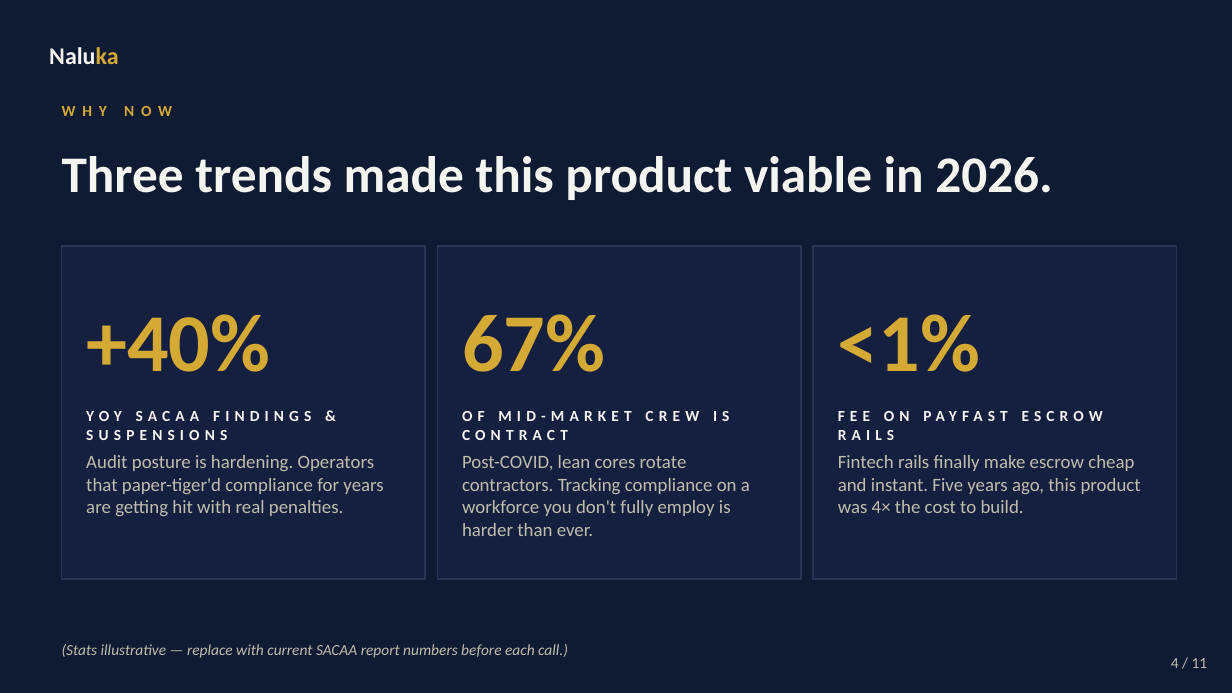
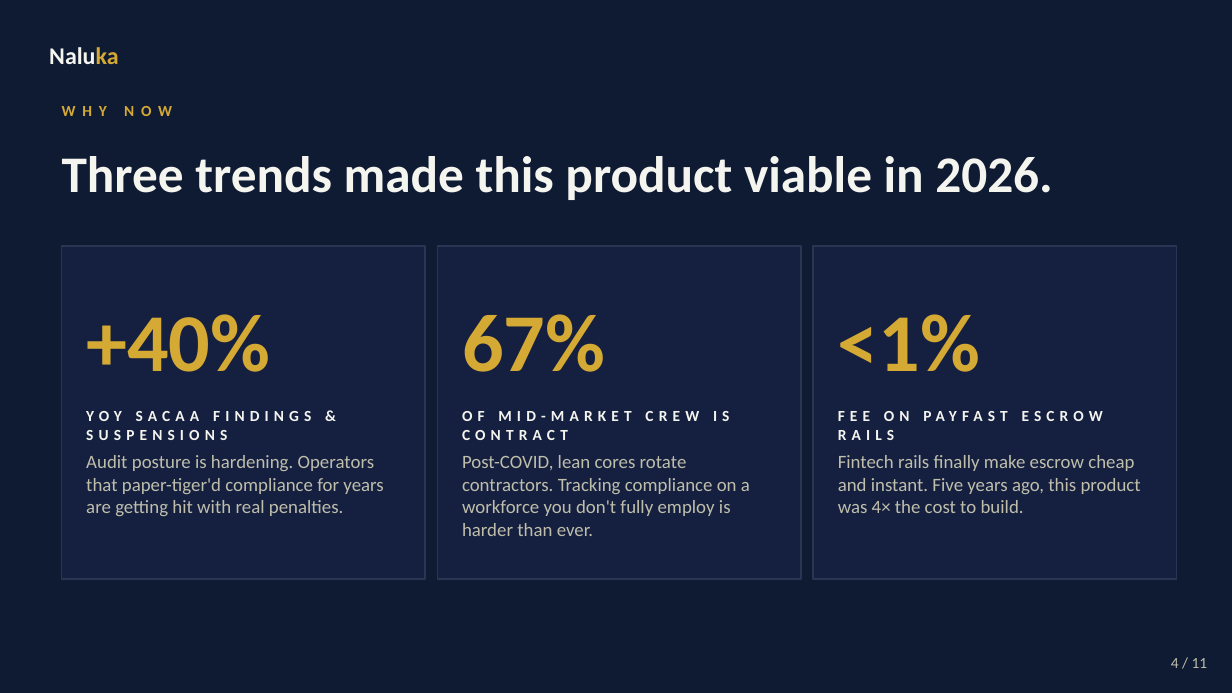
Before and after one commit to kmaleho27-wq/CAA-Aviation-Marketplace---Frontend-, a slide deck: slide 4 of docs/naluka-pitch.pptx. Drawn at 1232x693 pixels with LibreOffice and Linux fonts; fonts in the diff are those of the drawing. Boxes give left, top, right and bottom in pixels: in the first picture for what was removed or moved away, otherwise in the second. Text is boxed around its words. In the diff, an @@ line names an element or a change of style, - is before the commit and + after.

```diff
--- a/docs/naluka-pitch.pptx
+++ b/docs/naluka-pitch.pptx
@@ text removed at (x1=62, y1=644, x2=568, y2=658) @@
-(Stats illustrative — replace with current SACAA report numbers before each call.)
```
Also in this commit, not shown: 3 other slides changed, 1 other file.
